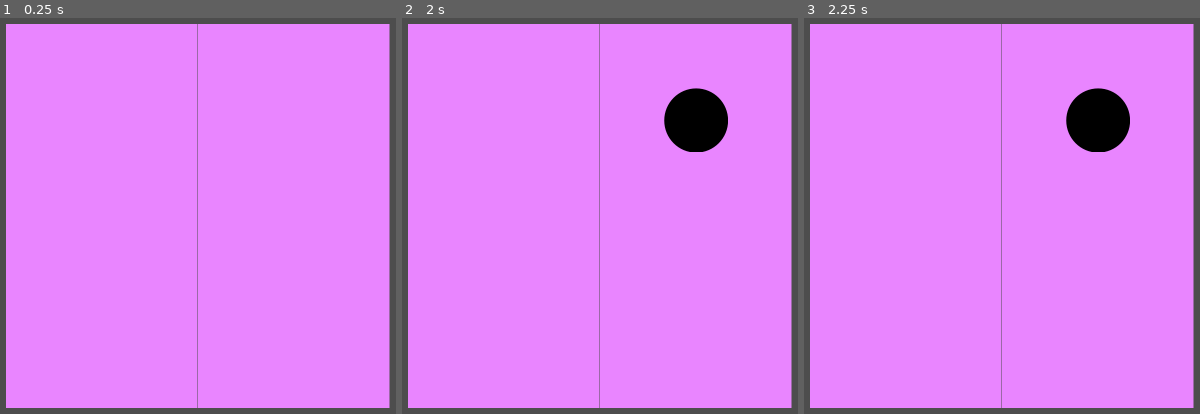
Above: before the commit, frames 1-3 (left to right).
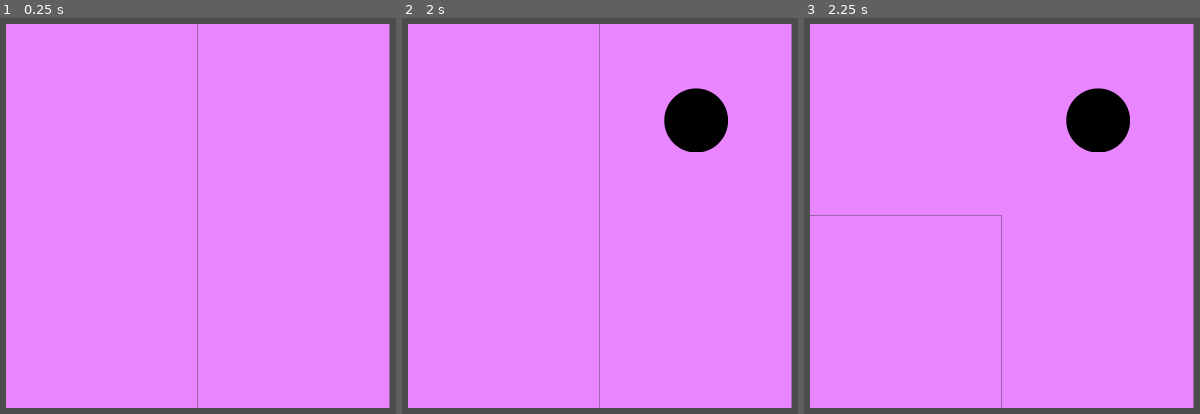
Above: after the commit, the same moments.

Repository: jokw1228/Finish_The_Game
Game: Godot game, scene res://scenes/game_pentago/game_pentago.tscn
Same seed, same stepped clock (60 frames per second), same inputs: the game is played once before the commit and once after it.
Inputs (mouse positions are in pixels of both pictures, inside the frame that each line leads up to):
- Up to frame 1 (0.25 s): no input
- Up to frame 2 (2 s): tap Enter at 0.5 s; move the mouse to (718, 97) at 0.52 s; click (718, 97) at 0.6 s; tap Space at 1.25 s; move the mouse to (493, 176) at 1.27 s; click (493, 176) at 1.35 s
- Up to frame 3 (2.25 s): tap Enter at 2 s; move the mouse to (outside the picture) at 2.02 s; click (outside the picture) at 2.1 s

Frames 1-2 are identical in both runs. In frame 3, 0.2% of the frame differs, in the area x 1-50%, y 1-50%.

Commit message:
수 놓고 서브보드 골라서 돌리기 구현
wait_choose_subboard, wait_choose_rotation

Diff:
--- a/finish-the-game/scenes/game_pentago/pentago_board.gd
+++ b/finish-the-game/scenes/game_pentago/pentago_board.gd
@@ -41,8 +41,8 @@
 	cell_image_size*board_size*subboard_size/2, \
 	cell_image_size*board_size*subboard_size/2\
 	)) / cell_image_size
-	select.x = int(select.x)
-	select.y = int(select.y)
+	select.x = floor(select.x)
+	select.y = floor(select.y)
 	if select.x < 0:
 		select.x = 0
 	elif select.x >= board_size*subboard_size:
@@ -54,7 +54,7 @@
 
 	# find the right subboard
 	var subboard_index: Vector2 = Vector2\
-	(int(select.x / subboard_size), int(select.y / subboard_size))
+	(floor(select.x / subboard_size), floor(select.y / subboard_size))
 	# find the index in that subboard
 	var inner_index: Vector2 = Vector2\
 	(int(select.x) % subboard_size, int(select.y) % subboard_size)
@@ -62,3 +62,46 @@
 	var success: bool = subboards[subboard_index.y][subboard_index.x].put_stone(inner_index, color_to_put)
 	if success == false:
 		wait_put_stone(color_to_put)
+	else:
+		wait_choose_subboard()
+
+func wait_choose_subboard() -> void:
+	# waiting for a mouse left click
+	await get_tree().process_frame
+	while !Input.is_action_just_pressed("ui_left_click"):
+		await get_tree().process_frame
+
+	# select: subboard index in this pentago board
+	var select: Vector2 = \
+	(get_global_mouse_position()\
+	 - position\
+	 + Vector2(\
+	cell_image_size*board_size*subboard_size/2, \
+	cell_image_size*board_size*subboard_size/2\
+	)) / (cell_image_size*subboard_size)
+	select.x = floor(select.x)
+	select.y = floor(select.y)
+	if select.x < 0:
+		select.x = 0
+	elif select.x >= board_size:
+		select.x = board_size - 1
+	if select.y < 0:
+		select.y = 0
+	elif select.y >= board_size:
+		select.y = board_size - 1
+
+	wait_choose_rotation(select)
+
+func wait_choose_rotation(subboard_index: Vector2) -> void:
+	# waiting for a mouse left click
+	await get_tree().process_frame
+	while !Input.is_action_just_pressed("ui_left_click"):
+		await get_tree().process_frame
+
+	var base_line_x: float = subboards[subboard_index.y][subboard_index.x].global_position.x
+	var click_x: float = get_global_mouse_position().x
+
+	if click_x < base_line_x:
+		subboards[subboard_index.y][subboard_index.x].rotate_ccw()
+	else:
+		subboards[subboard_index.y][subboard_index.x].rotate_cw()
